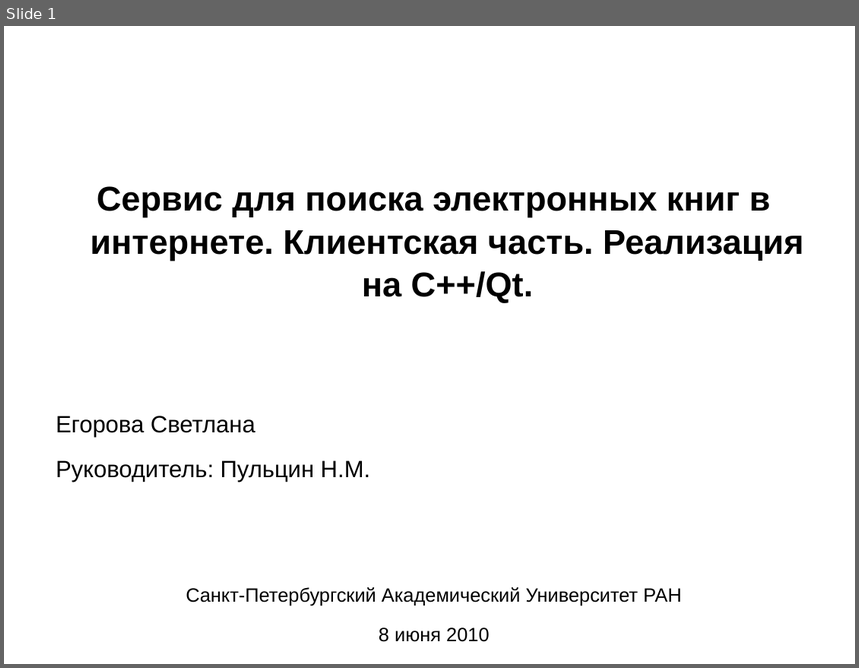
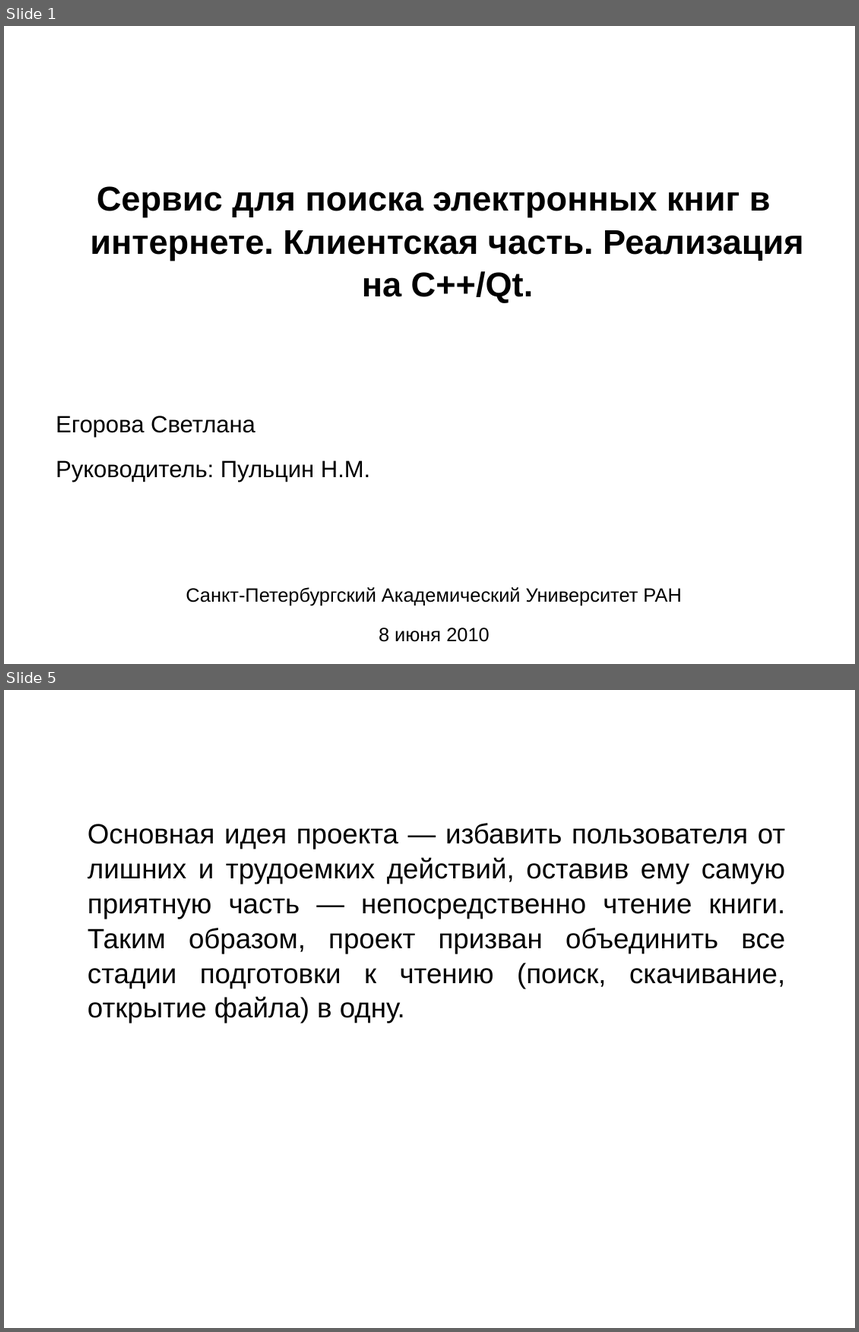
Before and after one commit to kropp/ebooksearchtool, a slide deck: client-cpp-qt/docs/presentation_egorova_s.ppt. Shown one above the other, each under a label of ours: slide 1 before the commit, slides 1 and 5 after it; the slides between them are not shown. The pictures are 859x668 and 859x1332 pixels, drawn with LibreOffice and Linux fonts; fonts in the diff are those of the drawing; background and template pictures are left out. Boxes give left, top, right and bottom in pixels: in the first picture for what was removed or moved away, otherwise in the second. Text is boxed around its words. In the diff, an @@ line names an element or a change of style, - is before the commit and + after.

```diff
--- a/client-cpp-qt/docs/presentation_egorova_s.ppt
+++ b/client-cpp-qt/docs/presentation_egorova_s.ppt
@@ slide 5 added at bbox=[4, 690, 855, 1328], background picture (left out) @@
@@ text added at bbox=[64, 720, 536, 781], 32 pt, text #FFFFFF @@
+Проект ebooksearchtool
@@ text added at bbox=[88, 823, 786, 1024], 26 pt, text #000000 @@
+Основная идея проекта — избавить пользователя от лишних и трудоемких действий, оставив ему самую приятную часть — непосредственно чтение книги. Таким образом, проект призван объединить все стадии подготовки к чтению (поиск, скачивание, открытие файла) в одну.
```
Also in this commit, not shown: 6 slides changed, 1 other slide added, 1 slide removed, 1 other file.
